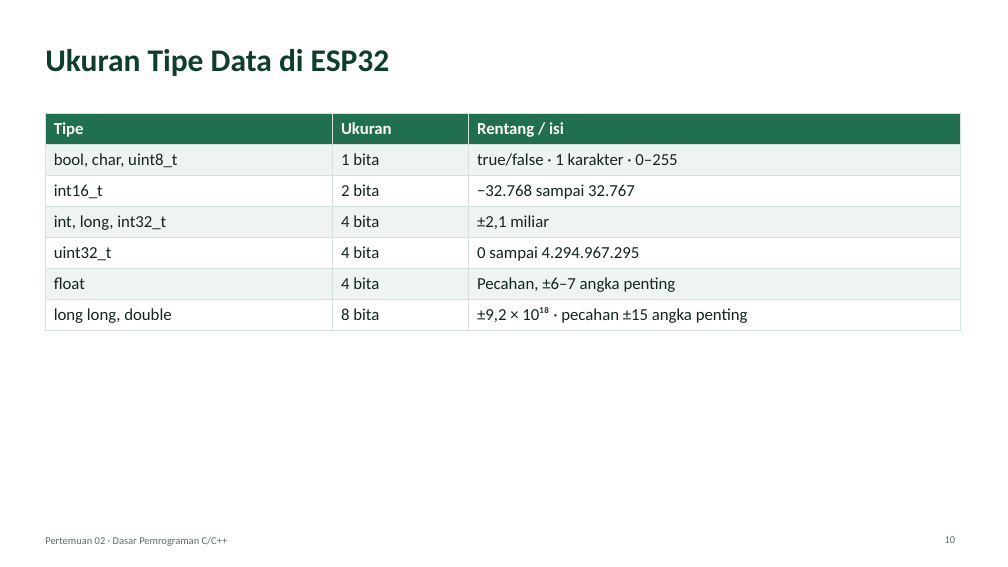
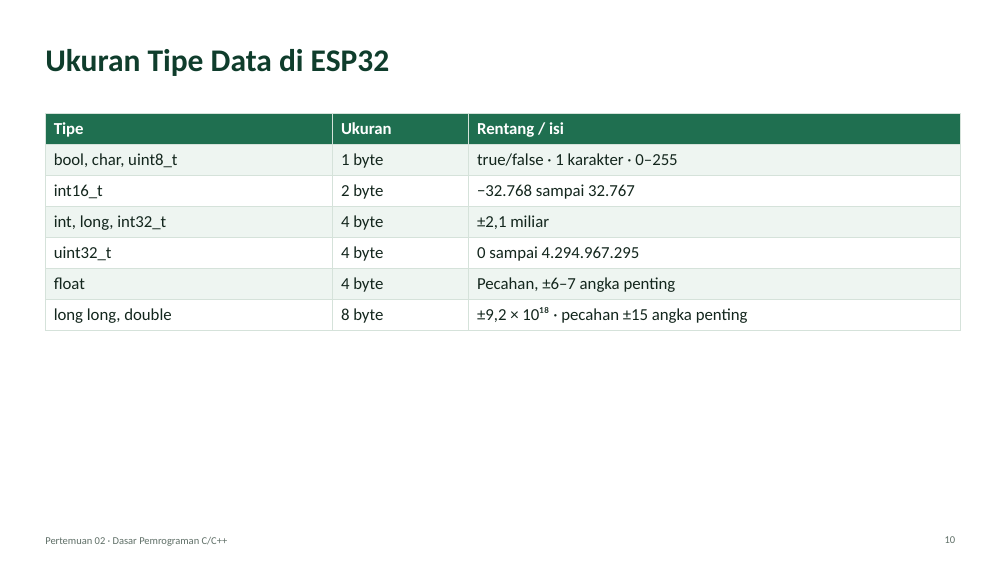
Before and after one commit to antonprafanto/embeddedsystem, a slide deck: slide 10 of slide/pptx/P02-Dasar-Pemrograman-C.pptx. Drawn at 1008x567 pixels with LibreOffice and Linux fonts; fonts in the diff are those of the drawing. Boxes give left, top, right and bottom in pixels: in the first picture for what was removed or moved away, otherwise in the second. Text is boxed around its words. In the diff, an @@ line names an element or a change of style, - is before the commit and + after.

```diff
--- a/slide/pptx/P02-Dasar-Pemrograman-C.pptx
+++ b/slide/pptx/P02-Dasar-Pemrograman-C.pptx
@@ table at box(45, 113, 960, 327) @@
-row 2, column 2: 1 bita
+row 2, column 2: 1 byte
-row 3, column 2: 2 bita
+row 3, column 2: 2 byte
-row 4, column 2: 4 bita
+row 4, column 2: 4 byte
-row 5, column 2: 4 bita
+row 5, column 2: 4 byte
-row 6, column 2: 4 bita
+row 6, column 2: 4 byte
-row 7, column 2: 8 bita
+row 7, column 2: 8 byte
```
Also in this commit, not shown: 1 other slide changed, 27 other files.
